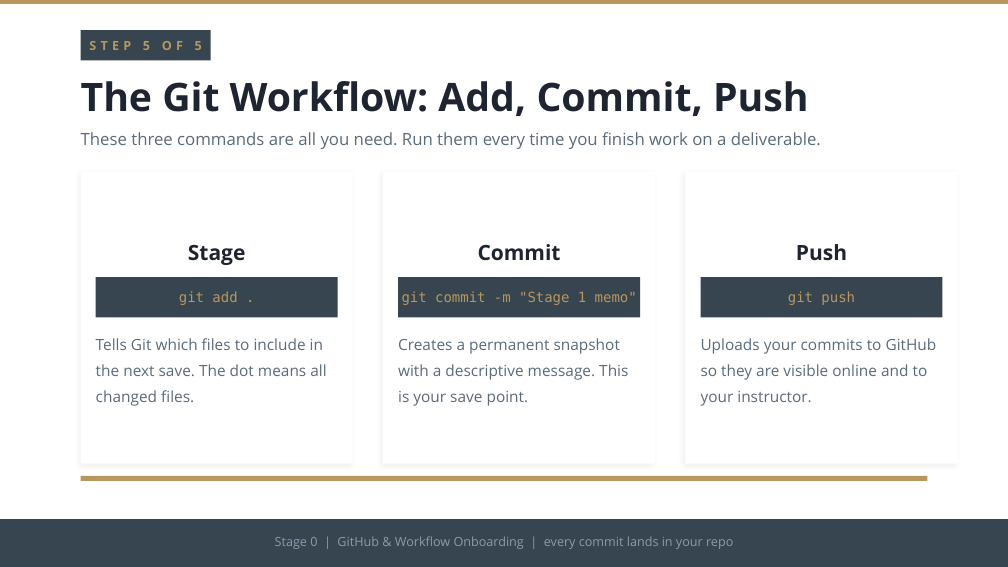
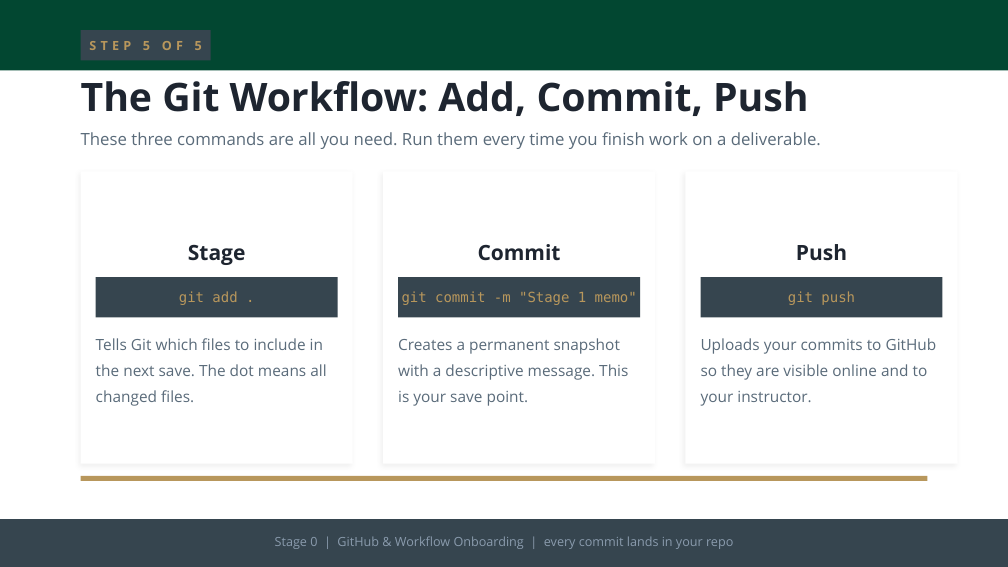
Before and after one commit to adamwstauffer/shidler, a slide deck: slide 12 of courses/BUS-629-VEMBA-International-Corporate-Finance/BUS629_AI_Ratios_Project.pptx. Drawn at 1008x567 pixels with LibreOffice and Linux fonts; fonts in the diff are those of the drawing. Boxes give left, top, right and bottom in pixels: in the first picture for what was removed or moved away, otherwise in the second. Text is boxed around its words. In the diff, an @@ line names an element or a change of style, - is before the commit and + after.

```diff
--- a/courses/BUS-629-VEMBA-International-Corporate-Finance/BUS629_AI_Ratios_Project.pptx
+++ b/courses/BUS-629-VEMBA-International-Corporate-Finance/BUS629_AI_Ratios_Project.pptx
@@ rectangle: place and size @@
-rectangle at (0,0,1008,4)
+rectangle at (0,0,1008,71)
@@ rectangle at (0,0,1008,71): fill #B8975C to #024731 @@
```
Also in this commit, not shown: 6 other slides changed, 2 slides added.
